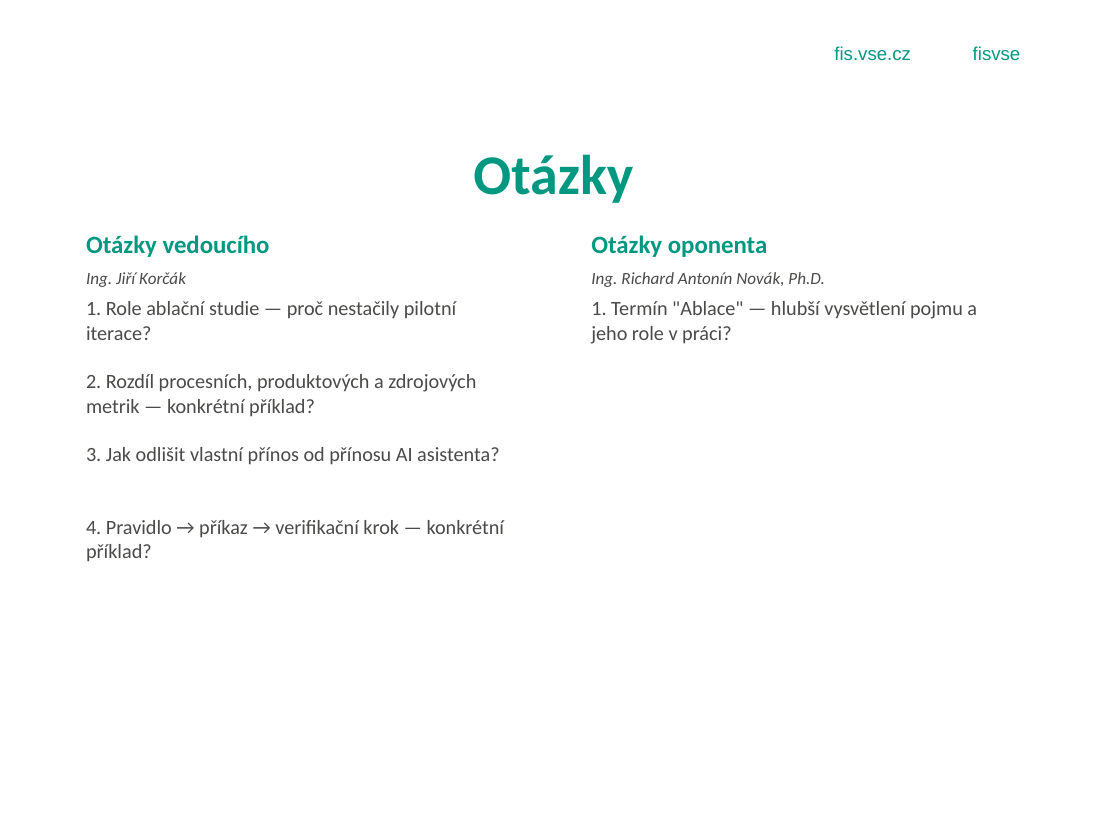
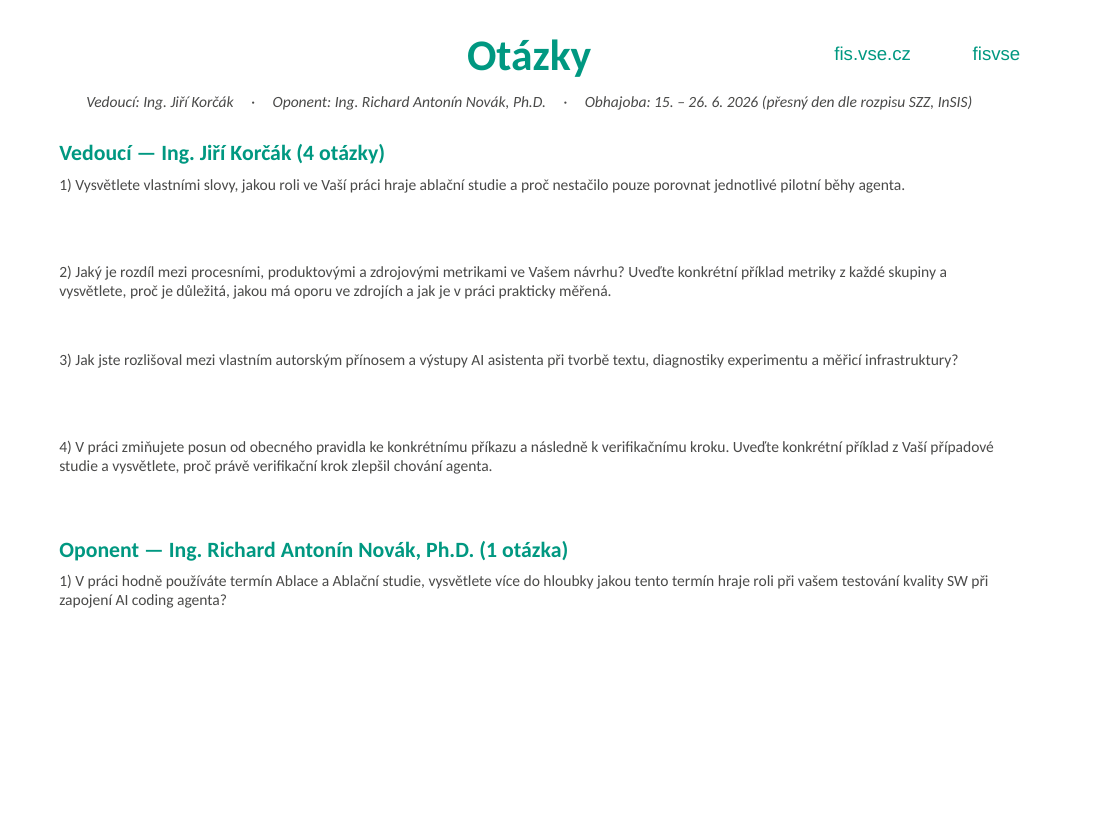
Before and after one commit to 7onc3k/Bakalarka, a slide deck: slide 9 of presentation/work/obhajoba-draft-v1.pptx. Drawn at 1120x840 pixels with LibreOffice and Linux fonts; fonts in the diff are those of the drawing; background and template pictures are left out. Boxes give left, top, right and bottom in pixels: in the first picture for what was removed or moved away, otherwise in the second. Text is boxed around its words. In the diff, an @@ line names an element or a change of style, - is before the commit and + after.

Commit message:
chore(presentation): slide 9 plné znění otázek z posudků, layout pod sebou, datum obhajoby

```diff
--- a/presentation/work/obhajoba-draft-v1.pptx
+++ b/presentation/work/obhajoba-draft-v1.pptx
@@ text "Otázky": place and size @@
-text "Otázky" at [473,154,633,203]
+text "Otázky" at [467,39,591,77]
@@ text "Otázky" at [467,39,591,77]: size 36 to 28 pt @@
@@ text added at [86,96,972,110], 10 pt, text #4A4A49, italic @@
+Vedoucí: Ing. Jiří Korčák · Oponent: Ing. Richard Antonín Novák, Ph.D. · Obhajoba: 15. – 26. 6. 2026 (přesný den dle rozpisu SZZ, InSIS)
@@ text at [59,144,385,164]: text changed; size 11 to 14 pt; text colour #4A4A49 to #009881; bold on; italic off @@
-Ing. Jiří Korčák
+Vedoucí — Ing. Jiří Korčák (4 otázky)
@@ text at [59,179,906,193]: text changed; size 13 to 10 pt @@
-1. Role ablační studie — proč nestačily pilotní iterace?
+1) Vysvětlete vlastními slovy, jakou roli ve Vaší práci hraje ablační studie a proč nestačilo pouze porovnat jednotlivé pilotní běhy agenta.
@@ text removed at [86,235,270,257] @@
-Otázky vedoucího
@@ text removed at [591,235,767,257] @@
-Otázky oponenta
@@ text at [59,266,947,299]: text changed; size 13 to 10 pt @@
-2. Rozdíl procesních, produktových a zdrojových metrik — konkrétní příklad?
+2) Jaký je rozdíl mezi procesními, produktovými a zdrojovými metrikami ve Vašem návrhu? Uveďte konkrétní příklad metriky z každé skupiny a vysvětlete, proč je důležitá, jakou má oporu ve zdrojích a jak je v práci prakticky měřená.
@@ text removed at [591,301,977,344] @@
-1. Termín "Ablace" — hlubší vysvětlení pojmu a jeho role v práci?
@@ text at [59,354,958,368]: text changed; size 13 to 10 pt @@
-3. Jak odlišit vlastní přínos od přínosu AI asistenta?
+3) Jak jste rozlišoval mezi vlastním autorským přínosem a výstupy AI asistenta při tvorbě textu, diagnostiky experimentu a měřicí infrastruktury?
@@ text at [59,441,994,474]: text changed; size 13 to 10 pt @@
-4. Pravidlo → příkaz → verifikační krok — konkrétní příklad?
+4) V práci zmiňujete posun od obecného pravidla ke konkrétnímu příkazu a následně k verifikačnímu kroku. Uveďte konkrétní příklad z Vaší případové studie a vysvětlete, proč právě verifikační krok zlepšil chování agenta.
@@ text at [59,541,568,561]: text changed; size 11 to 14 pt; text colour #4A4A49 to #009881; bold on; italic off @@
-Ing. Richard Antonín Novák, Ph.D.
+Oponent — Ing. Richard Antonín Novák, Ph.D. (1 otázka)
@@ text added at [59,575,988,608], 10 pt, text #4A4A49 @@
+1) V práci hodně používáte termín Ablace a Ablační studie, vysvětlete více do hloubky jakou tento termín hraje roli při vašem testování kvality SW při zapojení AI coding agenta?
```
Also in this commit, not shown: 3 other files.
